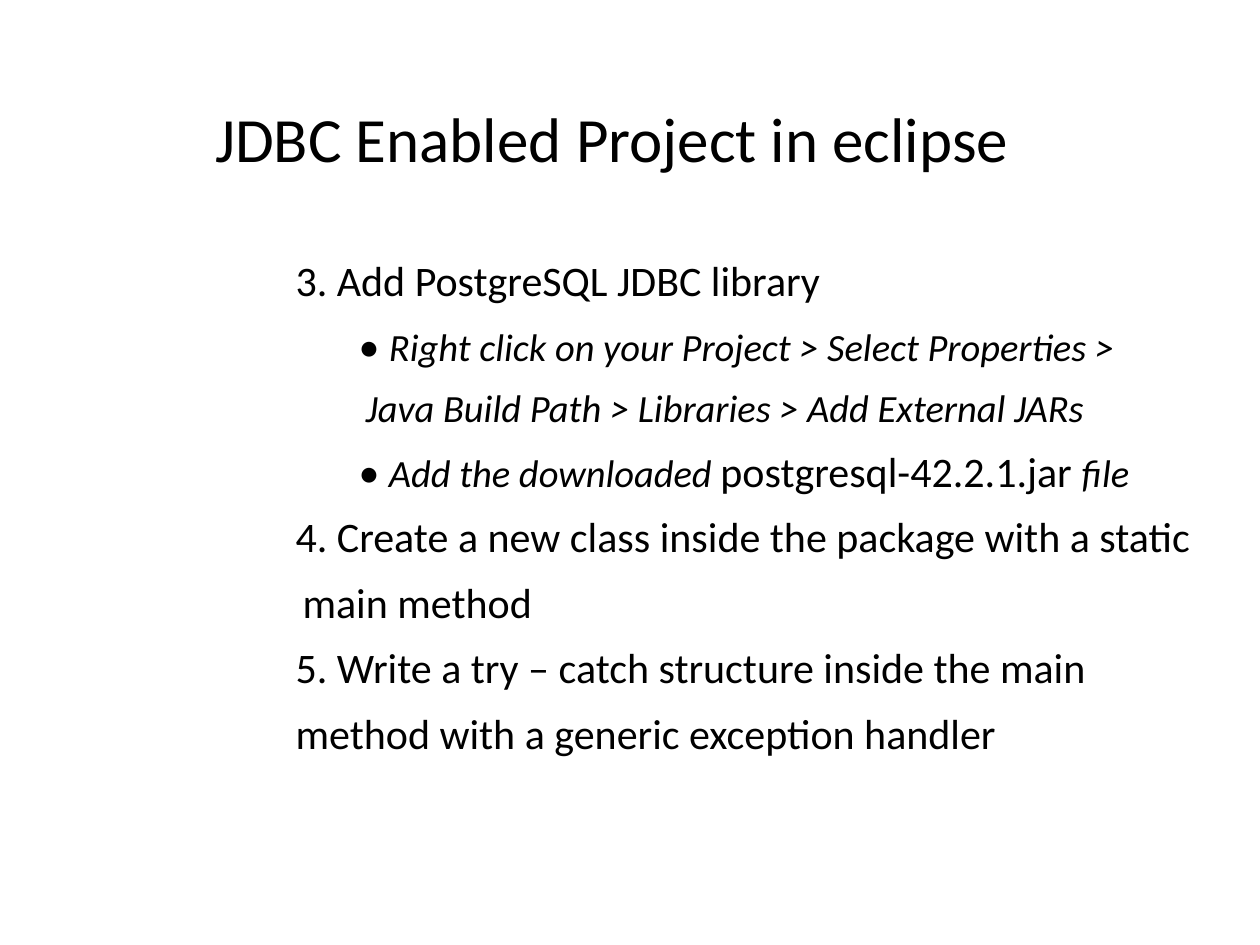
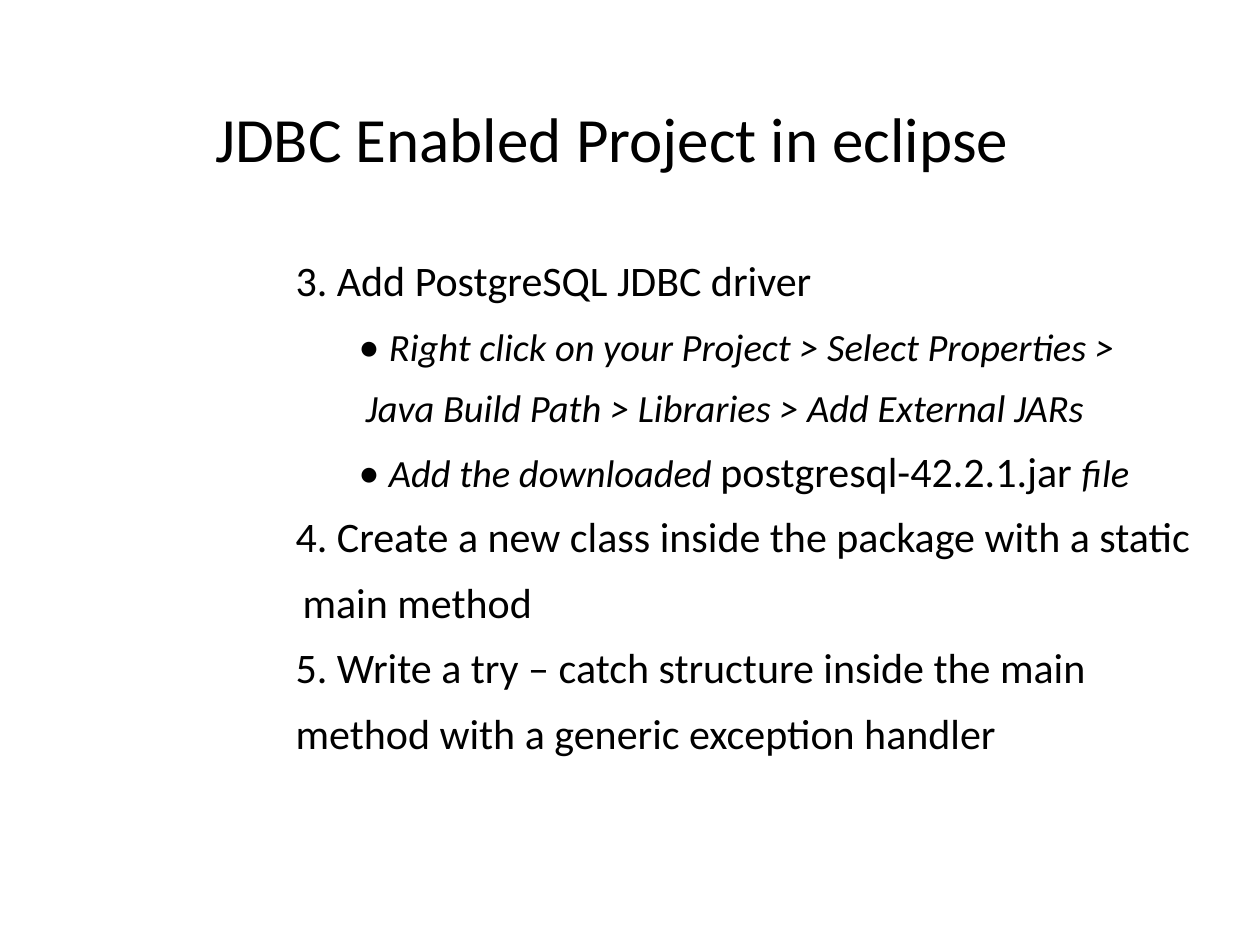
Before and after one commit to rkhal101/CSI2132-Databases-I, a slide deck: slide 7 of labs/lab6/Lab6.pptx. Drawn at 1260x945 pixels with LibreOffice and Linux fonts; fonts in the diff are those of the drawing; background and template pictures are left out. Boxes give left, top, right and bottom in pixels: in the first picture for what was removed or moved away, otherwise in the second. Text is boxed around its words. In the diff, an @@ line names an element or a change of style, - is before the commit and + after.

```diff
--- a/labs/lab6/Lab6.pptx
+++ b/labs/lab6/Lab6.pptx
@@ text at bbox=[296, 266, 811, 304]: text changed @@
-3. Add PostgreSQL JDBC library
+3. Add PostgreSQL JDBC driver
```
Also in this commit, not shown: 1 other file.
